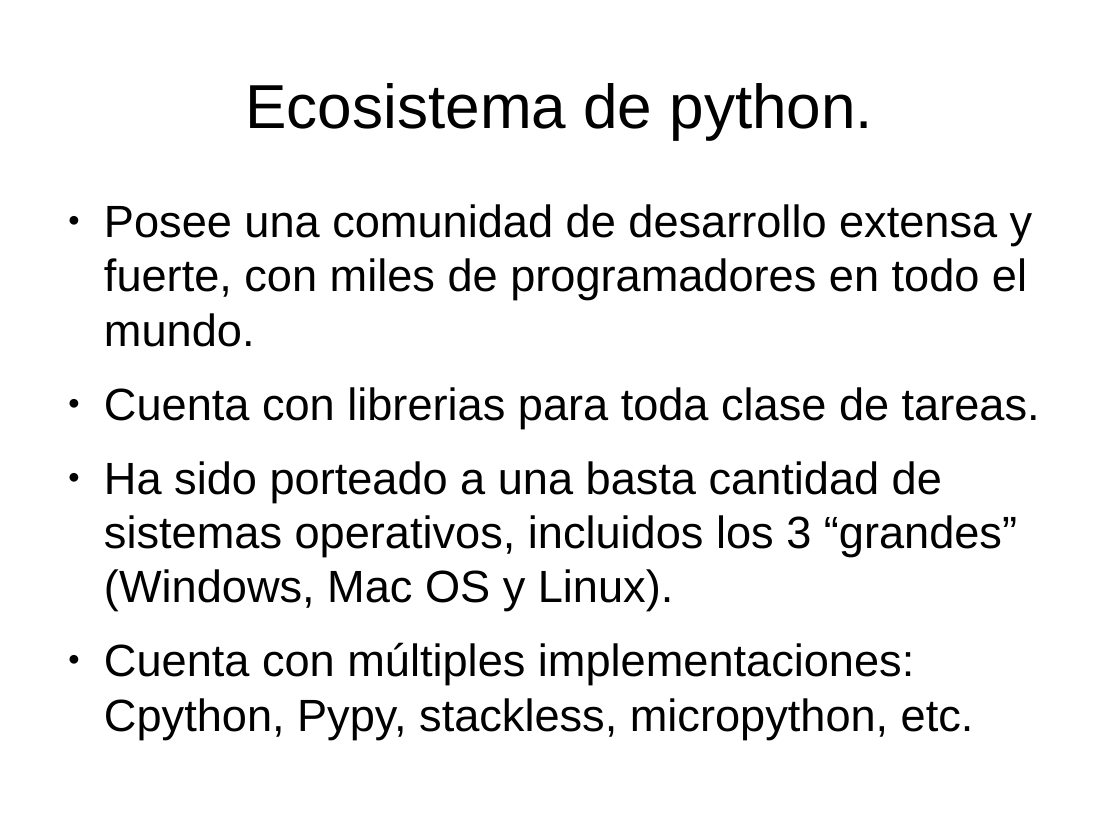
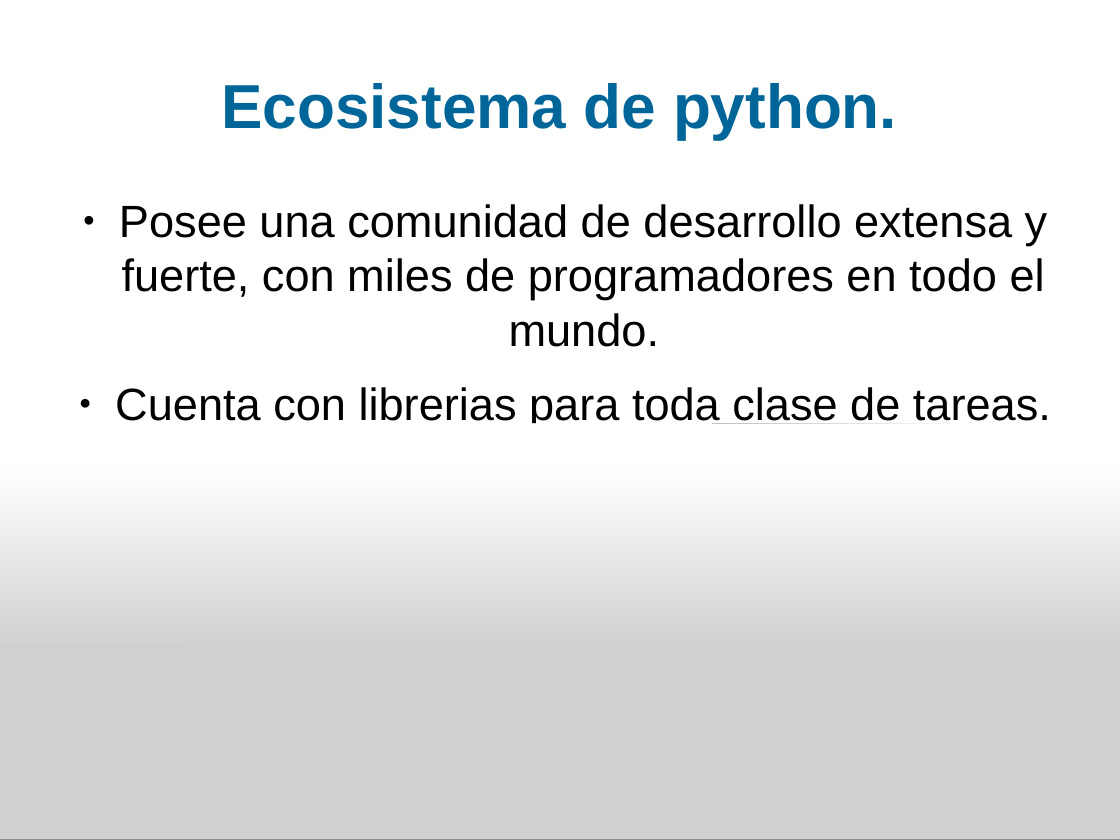
Before and after one commit to joksan/Presentaciones, a slide deck: slide 4 of Breve introduccion a Python/Breve introduccion a Python.odp (slide 3 before the commit). Drawn at 1120x840 pixels with LibreOffice and Linux fonts; fonts in the diff are those of the drawing; grey boxes stand for pictures. Boxes give left, top, right and bottom in pixels: in the first picture for what was removed or moved away, otherwise in the second. Text is boxed around its words. In the diff, an @@ line names an element or a change of style, - is before the commit and + after.

Commit message:
cambios de detalles a presentacion de python.

```diff
--- a/Breve introduccion a Python/Breve introduccion a Python.odp
+++ b/Breve introduccion a Python/Breve introduccion a Python.odp
@@ title "Ecosistema de python." at [222, 83, 897, 139]: text colour #000000 to #006699, bold on @@
@@ text "Posee una comunidad de desarrollo ..." at [115, 204, 1051, 424]: alignment left to centre @@
@@ rectangle added at [0, 422, 1120, 649], fill gradient #FFFFFF @@
@@ picture added at [0, 465, 1120, 840] @@
@@ text at [104, 461, 1017, 685]: paragraphs removed @@
-● Ha sido porteado a una basta cantidad de sistemas operativos, incluidos los 3 “grandes” (Windows, Mac OS y Linux).
-● Cuenta con múltiples implementaciones: Cpython, Pypy, stackless, micropython, etc.
```
Also in this commit, not shown: 16 other slides changed, 6 slides added, 1 slide removed.
